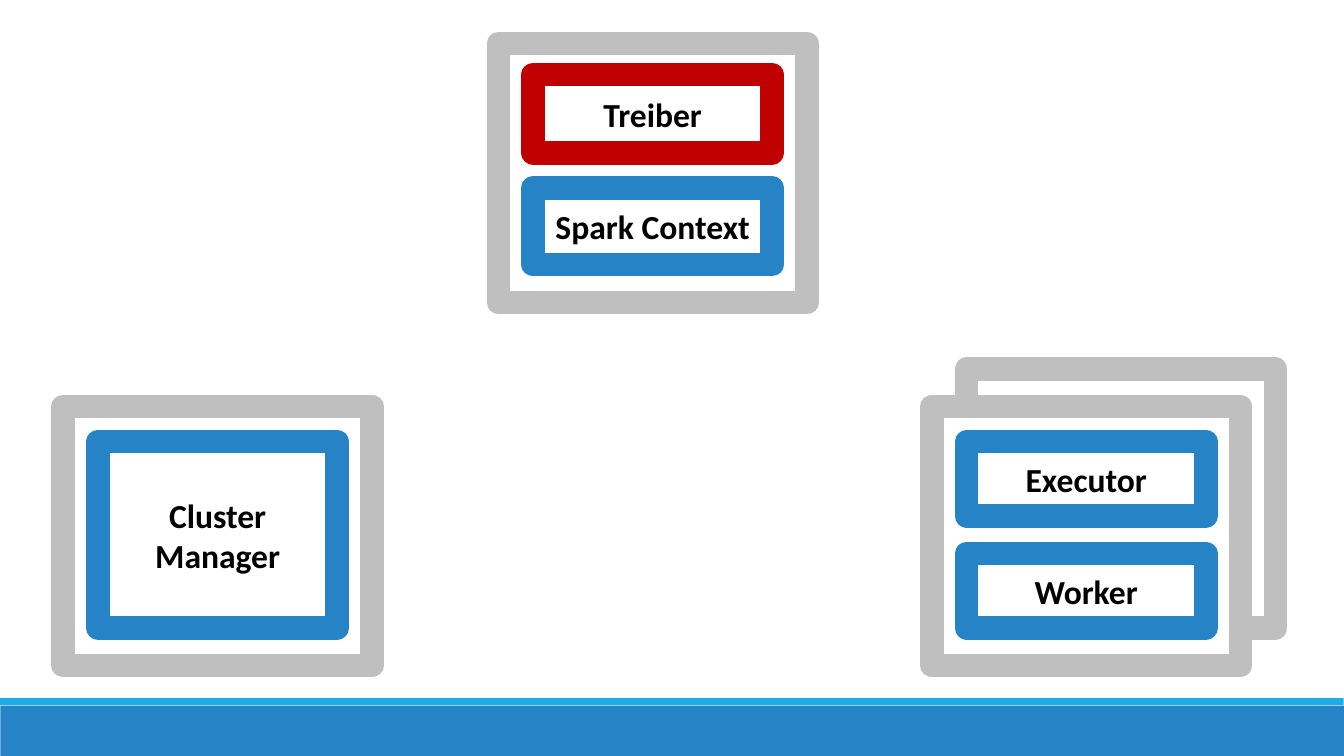
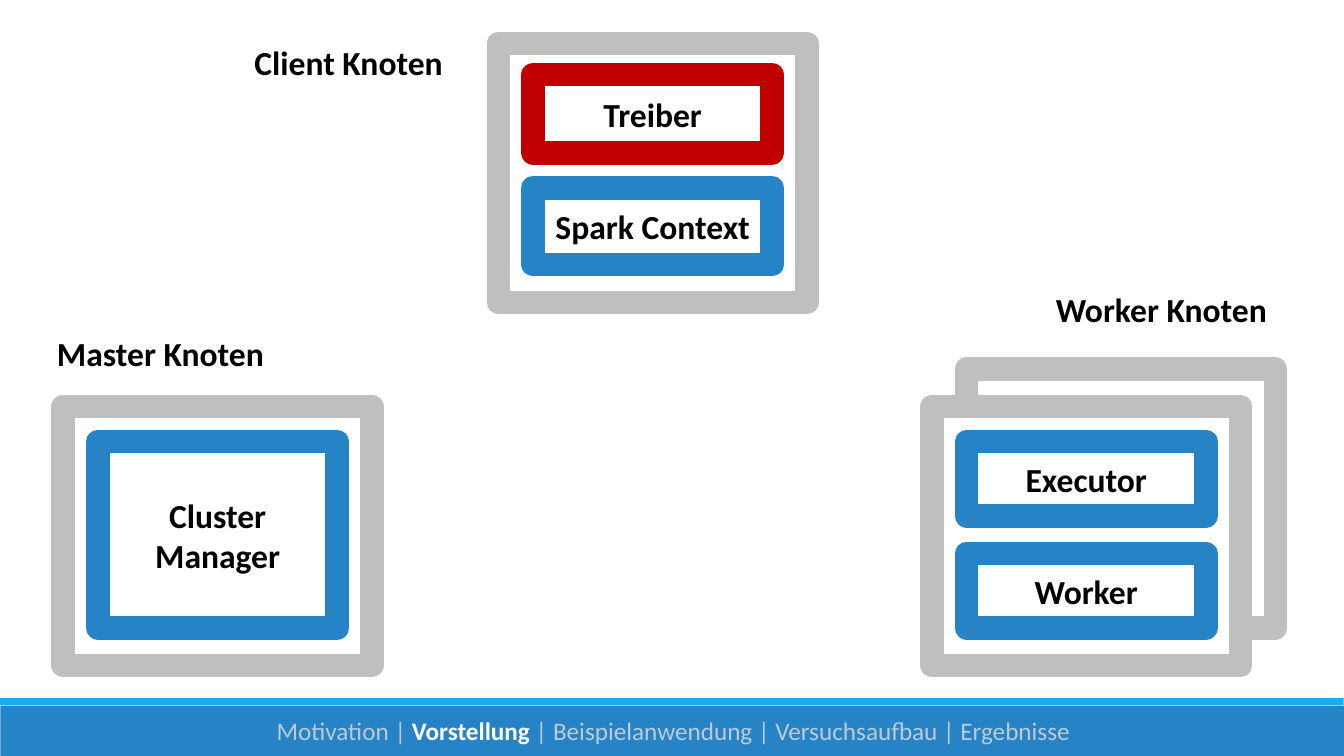
Before and after one commit to danck/bachelor_thesis, a slide deck: slide 7 of 0 - Entwürfe/Skalierbare Datenanalyse mit Apache Spark.pptx (slide 6 before the commit). Drawn at 1344x756 pixels with LibreOffice and Linux fonts; fonts in the diff are those of the drawing. Boxes give left, top, right and bottom in pixels: in the first picture for what was removed or moved away, otherwise in the second. Text is boxed around its words. In the diff, an @@ line names an element or a change of style, - is before the commit and + after.

```diff
--- a/0 - Entwürfe/Skalierbare Datenanalyse mit Apache Spark.pptx
+++ b/0 - Entwürfe/Skalierbare Datenanalyse mit Apache Spark.pptx
@@ text added at (254, 51, 442, 76), 24 pt, text #000000, bold @@
+Client Knoten
@@ text added at (1056, 298, 1267, 323), 24 pt, text #000000, bold @@
+Worker Knoten
@@ text added at (57, 344, 264, 367), 24 pt, text #000000, bold @@
+Master Knoten
@@ text added at (277, 722, 1069, 745), 18 pt, text #BECAD4 @@
+Motivation | Vorstellung | Beispielanwendung | Versuchsaufbau | Ergebnisse
```
Also in this commit, not shown: 5 other slides changed, 10 slides added, 2 slides removed.
